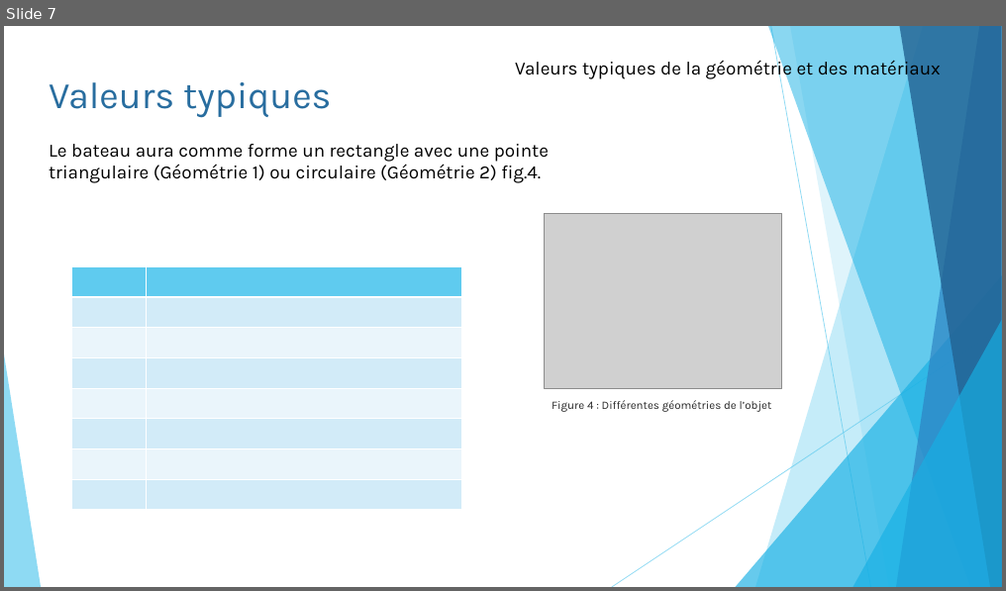
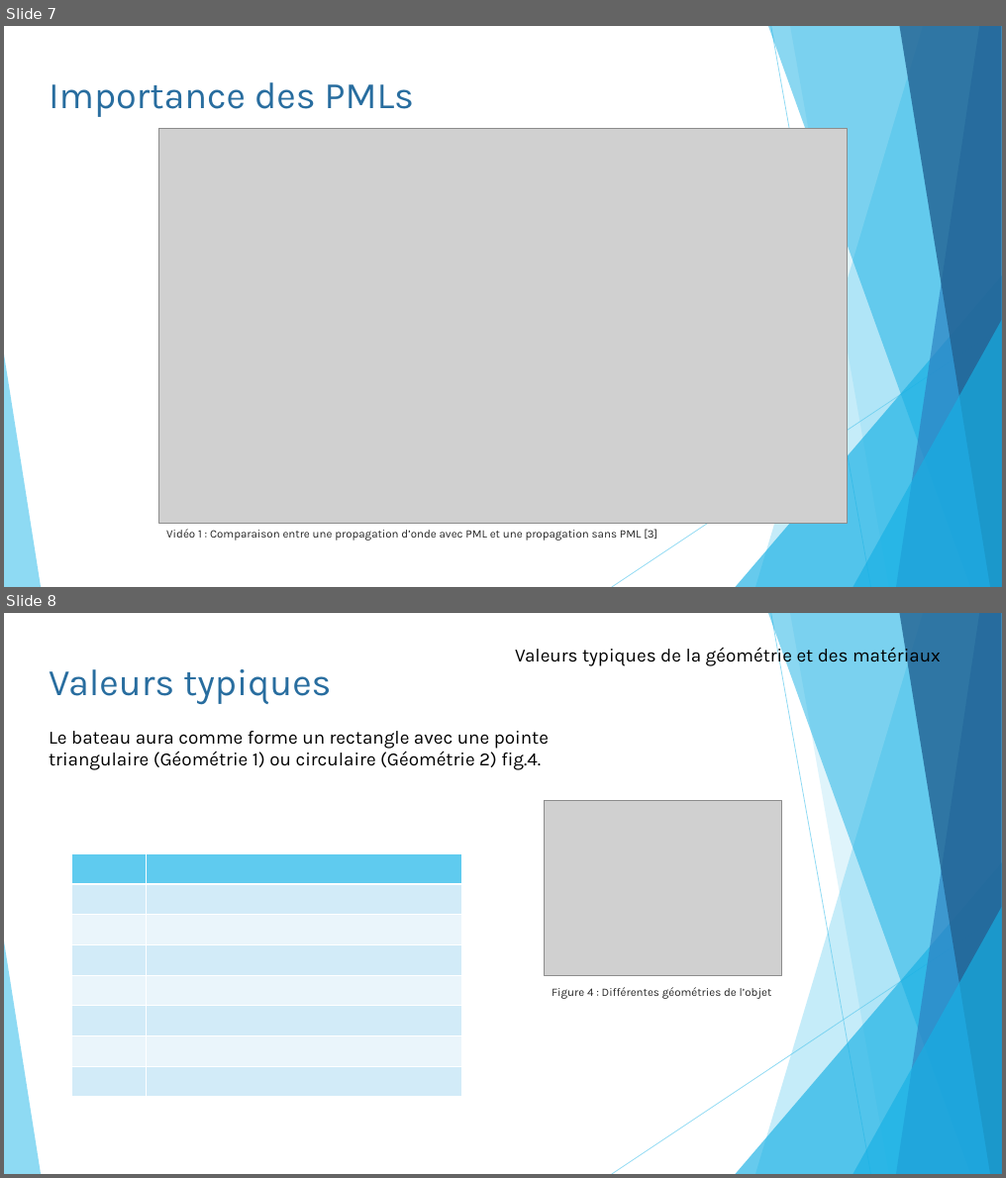
Before and after one commit to pierreluc-plt/ProjetSimulation, a slide deck: Oral/Présentation_Eq11.pptx. Shown one above the other, each under a label of ours: slide 7 before the commit, slides 7 and 8 after it. The pictures are 1006x591 and 1006x1178 pixels, drawn with LibreOffice and Linux fonts; fonts in the diff are those of the drawing; grey boxes stand for pictures. Boxes give left, top, right and bottom in pixels: in the first picture for what was removed or moved away, otherwise in the second. Text is boxed around its words. In the diff, an @@ line names an element or a change of style, - is before the commit and + after.

```diff
--- a/Oral/Présentation_Eq11.pptx
+++ b/Oral/Présentation_Eq11.pptx
@@ slide 7 added at <box>4,26,1002,587</box>, background #FFFFFF; not listed: 10 template elements that a slide beside it also shows @@
@@ text added at <box>49,82,414,117</box>, 36 pt, text #286D9F @@
+Importance des PMLs
@@ picture added at <box>159,129,846,523</box> @@
@@ text added at <box>166,529,657,541</box>, 11 pt, text #262626 @@
+Vidéo 1 : Comparaison entre une propagation d’onde avec PML et une propagation sans PML [3]
@@ what was slide 7 is now slide 8 @@
```
Also in this commit, not shown: 2 slides changed, 1 other slide added, 2 other files.
